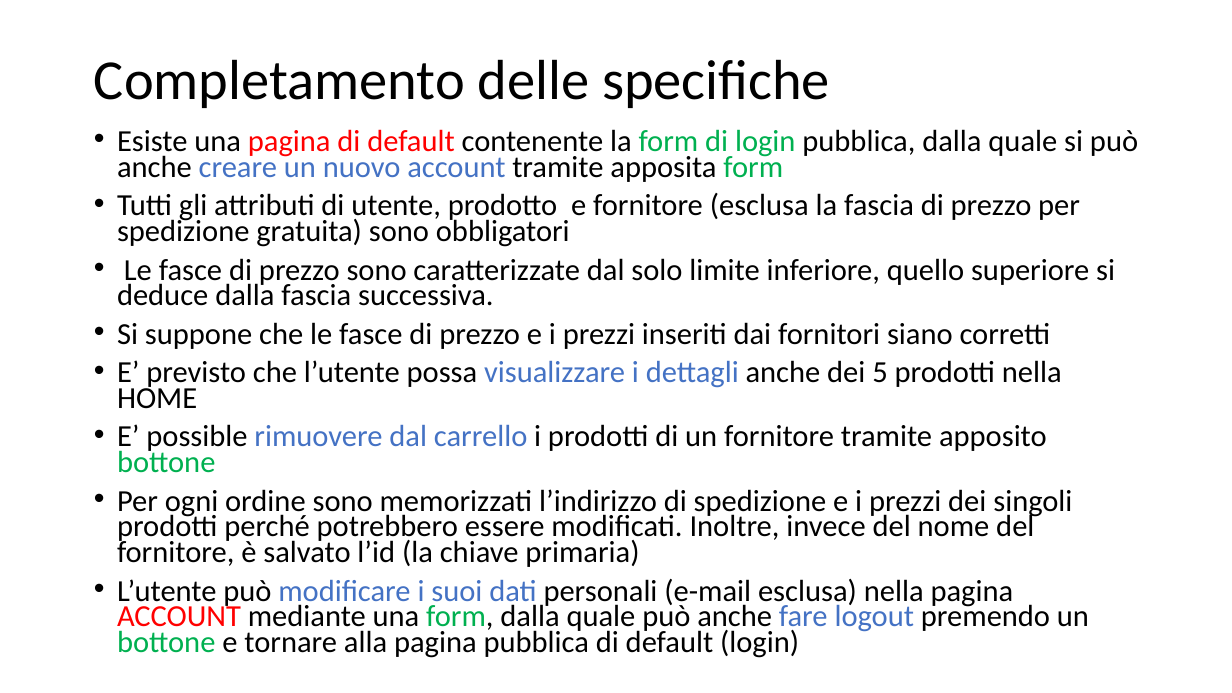
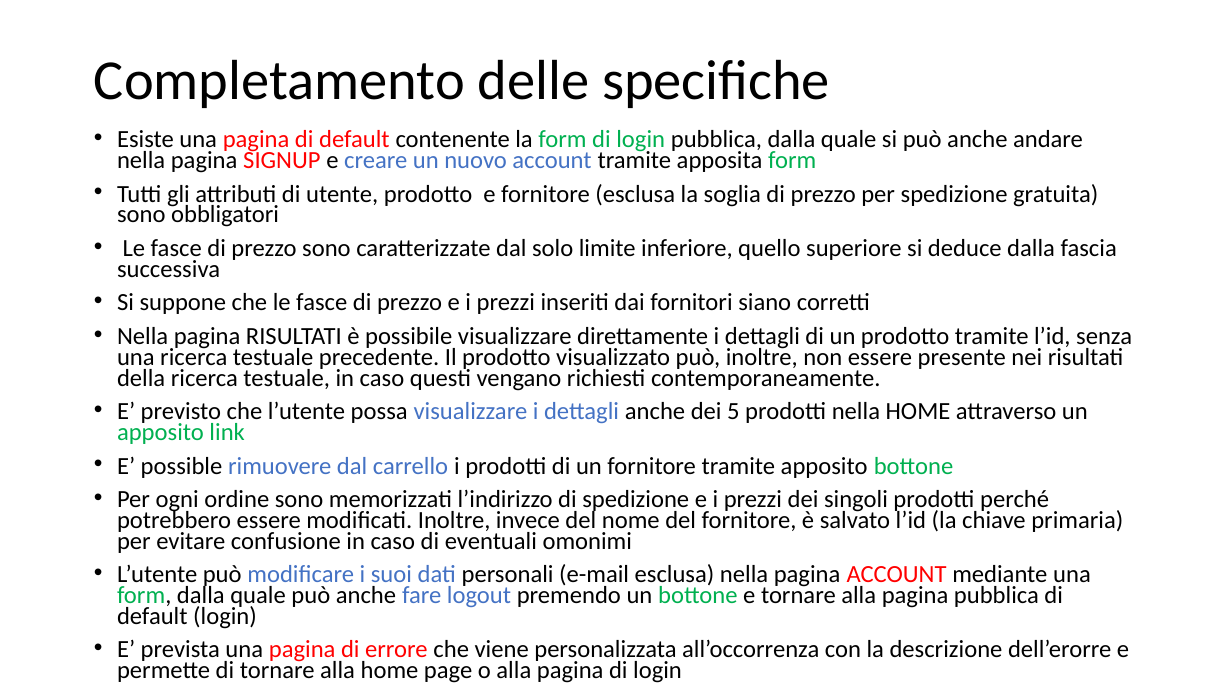
Before and after one commit to NicoleFilippi/Progetto_TIW_Polimi_2023, a slide deck: slide 6 of deliverables/DOCUMENTAZIONE.pptm. Drawn at 1232x693 pixels with LibreOffice and Linux fonts; fonts in the diff are those of the drawing. Boxes give left, top, right and bottom in pixels: in the first picture for what was removed or moved away, otherwise in the second. Text is boxed around its words. In the diff, an @@ line names an element or a change of style, - is before the commit and + after.

```diff
--- a/deliverables/DOCUMENTAZIONE.pptm
+++ b/deliverables/DOCUMENTAZIONE.pptm
@@ text at (117,130,1117,278): text changed; size 23.8 to 19.3 pt @@
-• Esiste una pagina di default contenente la form di login pubblica, dalla quale si può anche creare un nuovo account tramite apposita form
-• Tutti gli attributi di utente, prodotto e fornitore (esclusa la fascia di prezzo per spedizione gratuita) sono obbligatori
-• Le fasce di prezzo sono caratterizzate dal solo limite inferiore, quello superiore si deduce dalla fascia successiva.
+• Esiste una pagina di default contenente la form di login pubblica, dalla quale si può anche andare nella pagina SIGNUP e creare un nuovo account tramite apposita form
+• Tutti gli attributi di utente, prodotto e fornitore (esclusa la soglia di prezzo per spedizione gratuita) sono obbligatori
+• Le fasce di prezzo sono caratterizzate dal solo limite inferiore, quello superiore si deduce dalla fascia successiva
@@ text at (117,293,1091,629): size 23.8 to 19.3 pt in "Si suppone che le fasce di prezzo ...", "E’ possible rimuovere dal carrello i prodotti ...", "L’utente può modificare i suoi dati personali ..." @@
@@ text at (117,327,1132,444): text changed; size 23.8 to 19.3 pt @@
-• E’ previsto che l’utente possa visualizzare i dettagli anche dei 5 prodotti nella HOME
+• Nella pagina RISULTATI è possibile visualizzare direttamente i dettagli di un prodotto tramite l’id, senza una ricerca testuale precedente. Il prodotto visualizzato può, inoltre, non essere presente nei risultati della ricerca testuale, in caso questi vengano richiesti contemporaneamente.
+• E’ previsto che l’utente possa visualizzare i dettagli anche dei 5 prodotti nella HOME attraverso un apposito link
@@ text at (117,489,1123,553): text changed; size 23.8 to 19.3 pt @@
-• Per ogni ordine sono memorizzati l’indirizzo di spedizione e i prezzi dei singoli prodotti perché potrebbero essere modificati. Inoltre, invece del nome del fornitore, è salvato l’id (la chiave primaria)
+• Per ogni ordine sono memorizzati l’indirizzo di spedizione e i prezzi dei singoli prodotti perché potrebbero essere modificati. Inoltre, invece del nome del fornitore, è salvato l’id (la chiave primaria) per evitare confusione in caso di eventuali omonimi
@@ text at (117,639,1129,683): paragraph added @@
+• E’ prevista una pagina di errore che viene personalizzata all’occorrenza con la descrizione dell’erorre e permette di tornare alla home page o alla pagina di login
```
Also in this commit, not shown: 2 other slides changed, 9 slides added, 1 slide removed, 43 other files.
